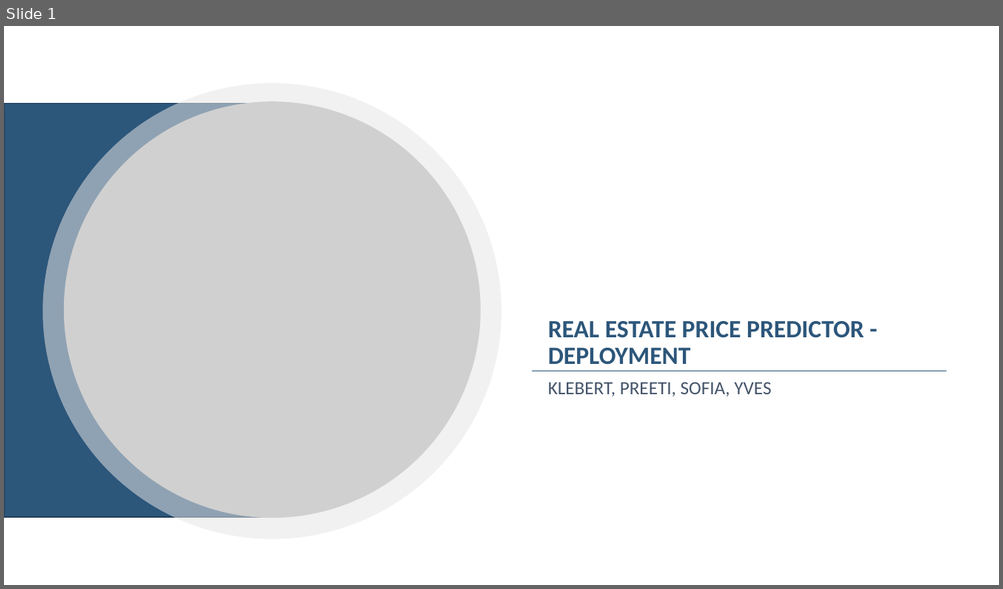
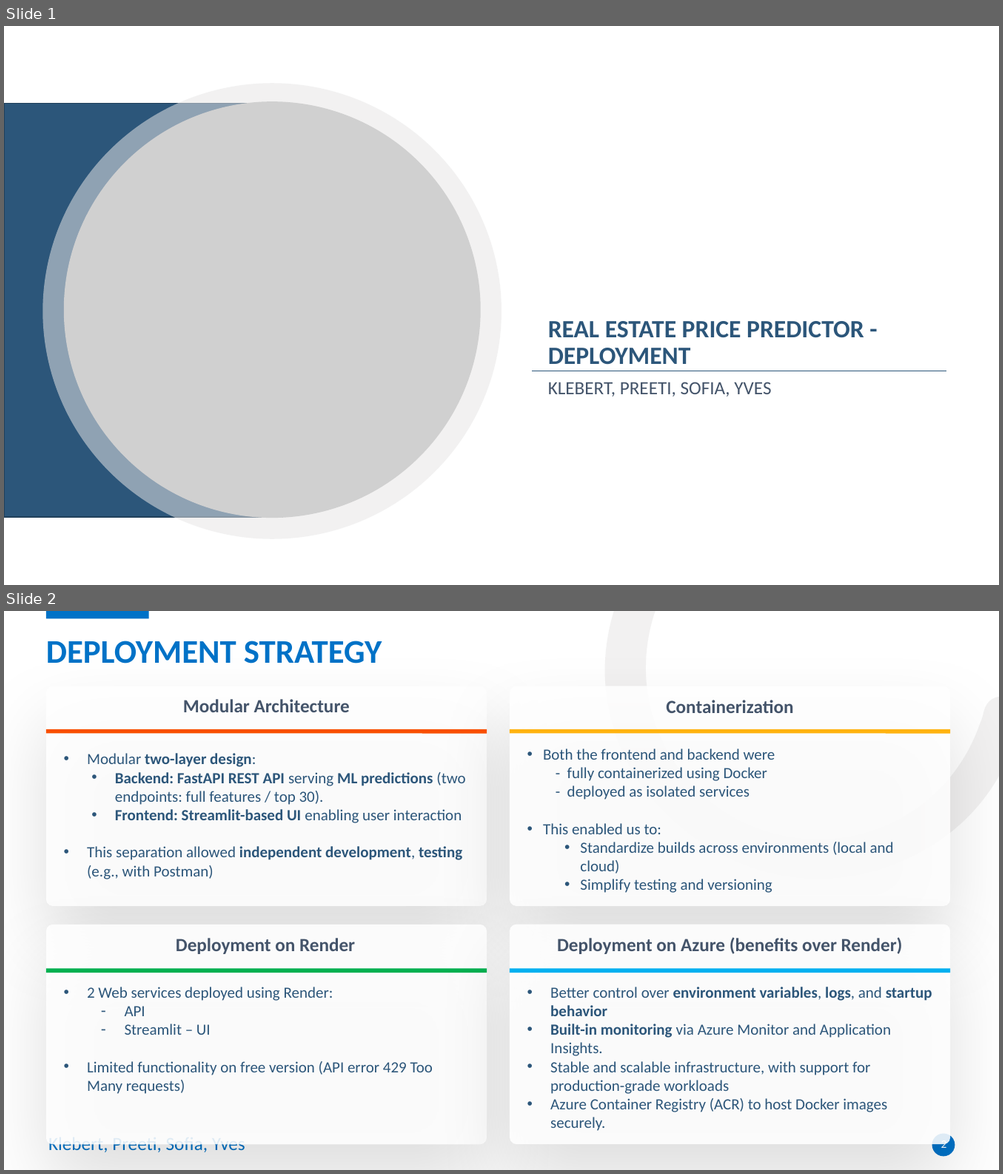
Before and after one commit to subllings/real-estate-price-predictor, a slide deck: deck/03. Immobweb - Deployment.pptx. Shown one above the other, each under a label of ours: slide 1 before the commit, slides 1 and 2 after it. The pictures are 1003x589 and 1003x1174 pixels, drawn with LibreOffice and Linux fonts; fonts in the diff are those of the drawing; grey boxes stand for pictures. Boxes give left, top, right and bottom in pixels: in the first picture for what was removed or moved away, otherwise in the second. Text is boxed around its words. In the diff, an @@ line names an element or a change of style, - is before the commit and + after.

```diff
--- a/deck/03. Immobweb - Deployment.pptx
+++ b/deck/03. Immobweb - Deployment.pptx
@@ slide 2 added at [4,611,999,1170], background #FFFFFF @@
@@ rectangle added at [45,611,149,618], fill #0072C7 @@
@@ freeform shape added at [514,611,999,971], fill #E7E6E6 at 53% opacity @@
@@ title added at [46,641,381,664], 32 pt, text #0072C7, bold @@
+DEPLOYMENT STRATEGY
@@ rounded rectangle added at [45,686,486,906], fill #FFFFFF at 87% opacity @@
@@ text added at [183,699,350,712], 18 pt, text #44546A, bold @@
+Modular Architecture
@@ rounded rectangle added at [510,686,950,906], fill #FFFFFF at 87% opacity @@
@@ text added at [666,700,793,713], 18 pt, text #44546A, bold @@
+Containerization
@@ line added from (45, 731) to (486, 731), #F94F00 4 pt @@
@@ line added from (510, 731) to (950, 731), #FFB310 4 pt @@
@@ text added at [87,753,465,880], 15 pt, text #2C567A @@
+• Modular two-layer design:
+• Backend: FastAPI REST API serving ML predictions (two endpoints: full features / top 30).
+• Frontend: Streamlit-based UI enabling user interaction
+• This separation allowed independent development, testing (e.g., with Postman)
@@ text added at [543,749,893,893], 15 pt, text #2C567A @@
+• Both the frontend and backend were
+- fully containerized using Docker
+- deployed as isolated services
+• This enabled us to:
+  • Standardize builds across environments (local and cloud)
+  • Simplify testing and versioning
@@ rounded rectangle added at [45,924,486,1145], fill #FFFFFF at 87% opacity @@
@@ text added at [176,938,355,954], 18 pt, text #44546A, bold @@
+Deployment on Render
@@ rounded rectangle added at [510,924,950,1145], fill #FFFFFF at 87% opacity @@
@@ text added at [557,937,902,954], 18 pt, text #44546A, bold @@
+Deployment on Azure (benefits over Render)
@@ line added from (45, 971) to (486, 971), #00B050 4 pt @@
@@ text added at [87,987,433,1076], 15 pt, text #2C567A @@
+• 2 Web services deployed using Render:
+  – API
+  – Streamlit – UI
+• Limited functionality on free version (API error 429 Too Many requests)
@@ line added from (510, 971) to (950, 971), #00B0F0 4 pt @@
@@ text added at [550,987,932,1131], 15 pt, text #2C567A @@
+• Better control over environment variables, logs, and startup behavior
+• Built-in monitoring via Azure Monitor and Application Insights.
+• Stable and scalable infrastructure, with support for production-grade workloads
+• Azure Container Registry (ACR) to host Docker images securely.
@@ ellipse added at [932,1134,956,1157], fill #0072C7 @@
@@ page number added at [941,1139,947,1152], 11 pt, text #FFFFFF @@
+2
@@ text added at [48,1144,245,1153], 18 pt, text #0072C7 @@
+Klebert, Preeti, Sofia, Yves
```
Also in this commit, not shown: 1 other slide added, 6 other files.
